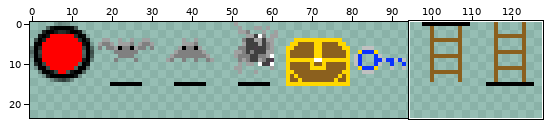
File history of a sprite sheet, DungeonCrawler/Art/sprites.png. Above: a wide view before the commit, with the close-up outlined.
Close-up. Before the edit:
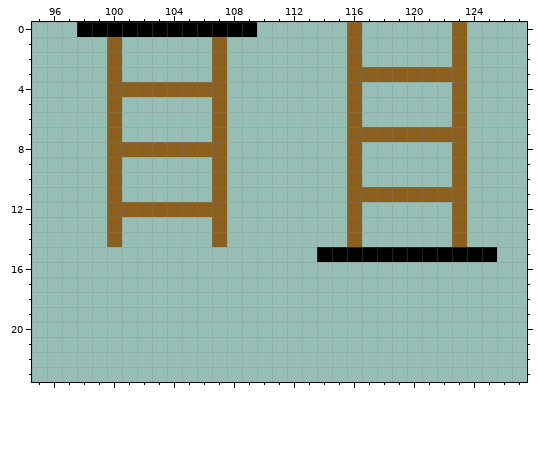
The file is 128x128 pixels. Pixels under 10% opacity are left out. Colours within 5 levels of each other are drawn and written as one. Shown: x 95..127, y 0..23. The wide view leaves out empty margins.
Once edited:
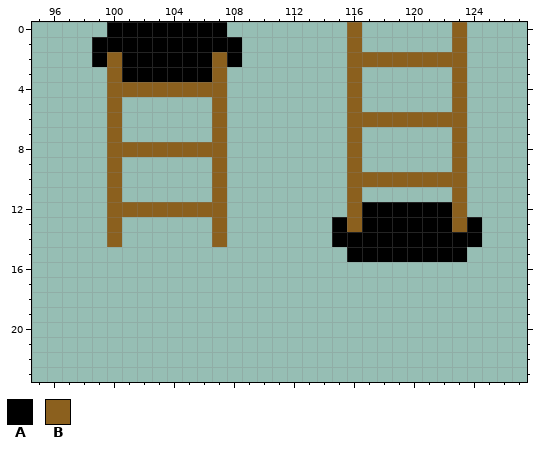
Palette (. is transparent): A #000000  B #8b601e
Diff:
y 0: x 98..99 AA -> ..; x 108..109 AA -> ..
y 1: x 99..108 .B......B. -> AAAAAAAAAA
y 2: x 99 . -> A; x 101..106 ...... -> AAAAAA; x 108 . -> A; x 117..122 ...... -> BBBBBB
y 3: x 101..106 ...... -> AAAAAA; x 117..122 BBBBBB -> ......
y 6: x 117..122 ...... -> BBBBBB
y 7: x 117..122 BBBBBB -> ......
y 10: x 117..122 ...... -> BBBBBB
y 11: x 117..122 BBBBBB -> ......
y 12: x 117..122 ...... -> AAAAAA
y 13: x 115 . -> A; x 117..122 ...... -> AAAAAA; x 124 . -> A
y 14: x 115..124 .B......B. -> AAAAAAAAAA
y 15: x 114..115 AA -> ..; x 124..125 AA -> ..
